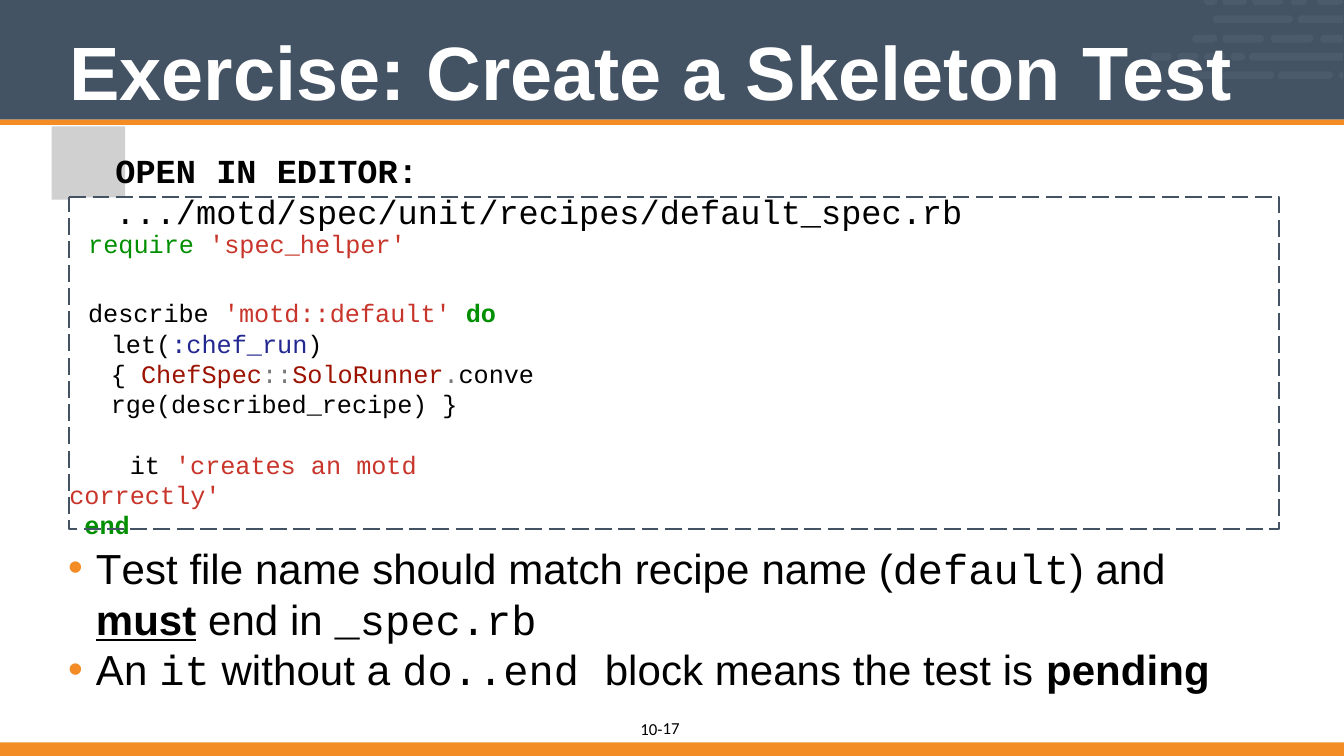
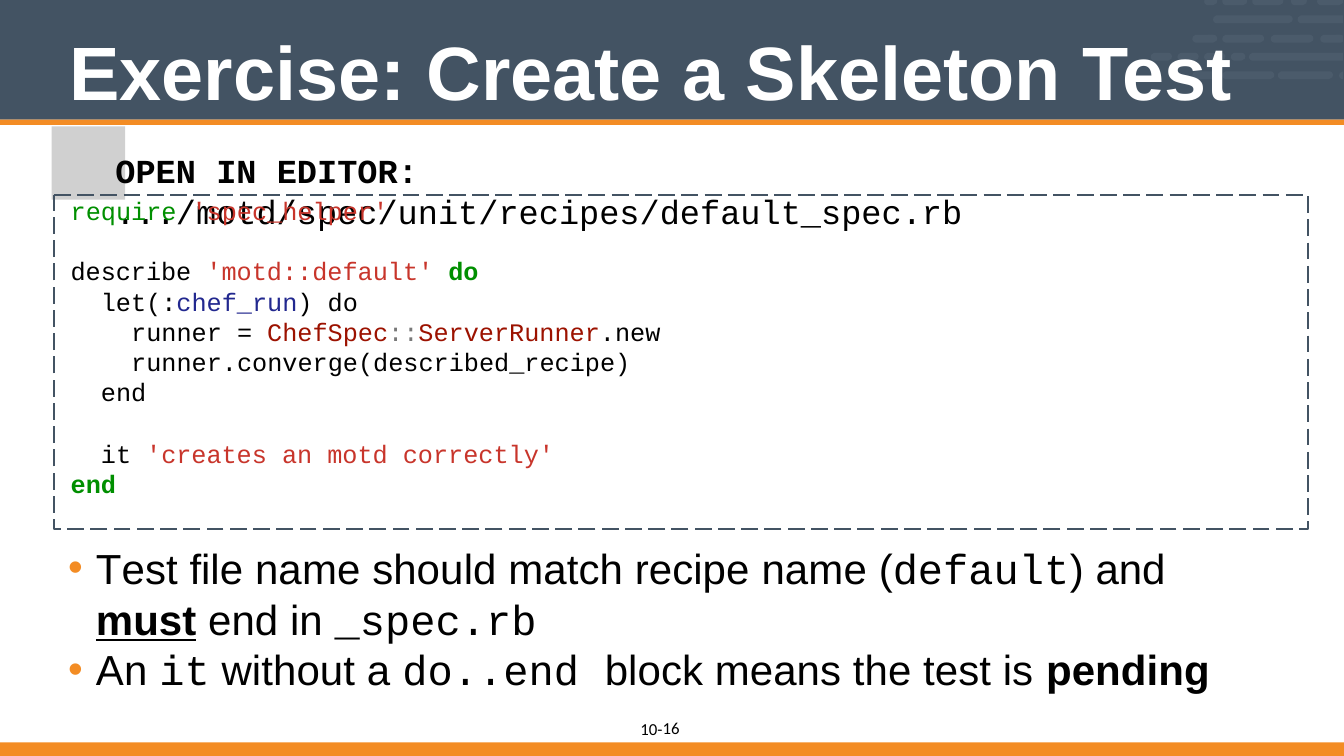
Before and after one commit to vinyar/chef-intermediate, a slide deck: slide 16 of 10-introduction_to_chefspec.pptx (slide 17 before the commit). Drawn at 1344x756 pixels with LibreOffice and Linux fonts; fonts in the diff are those of the drawing; grey boxes stand for pictures. Boxes give left, top, right and bottom in pixels: in the first picture for what was removed or moved away, otherwise in the second. Text is boxed around its words. In the diff, an @@ line names an element or a change of style, - is before the commit and + after.

```diff
--- a/10-introduction_to_chefspec.pptx
+++ b/10-introduction_to_chefspec.pptx
@@ freeform shape "require 'spec_helper'": place and size @@
-freeform shape "require 'spec_helper'" at bbox=[70, 197, 1279, 529]
+freeform shape "require 'spec_helper'" at bbox=[54, 195, 1308, 529]
@@ freeform shape "require 'spec_helper'" at bbox=[54, 195, 1308, 529]: fill #FFFFFF to none; outline none to #435363 2 pt dashed @@
@@ freeform shape removed at bbox=[70, 197, 1279, 529] @@
@@ text in freeform shape at bbox=[71, 202, 554, 494]: indent changed; line spacing 2.04 to 1; less space between paragraphs; line spacing 1 to 1.02 @@
@@ text in freeform shape at bbox=[101, 292, 660, 402]: text changed @@
-let(:chef_run) { ChefSpec::SoloRunner.converge(described_recipe) }
+let(:chef_run) do
+runner = ChefSpec::ServerRunner.new
+runner.converge(described_recipe)
+end
@@ page number at bbox=[663, 722, 680, 734]: text changed @@
-17
+16
```
Also in this commit, not shown: 14 other slides changed, 2 slides removed.
